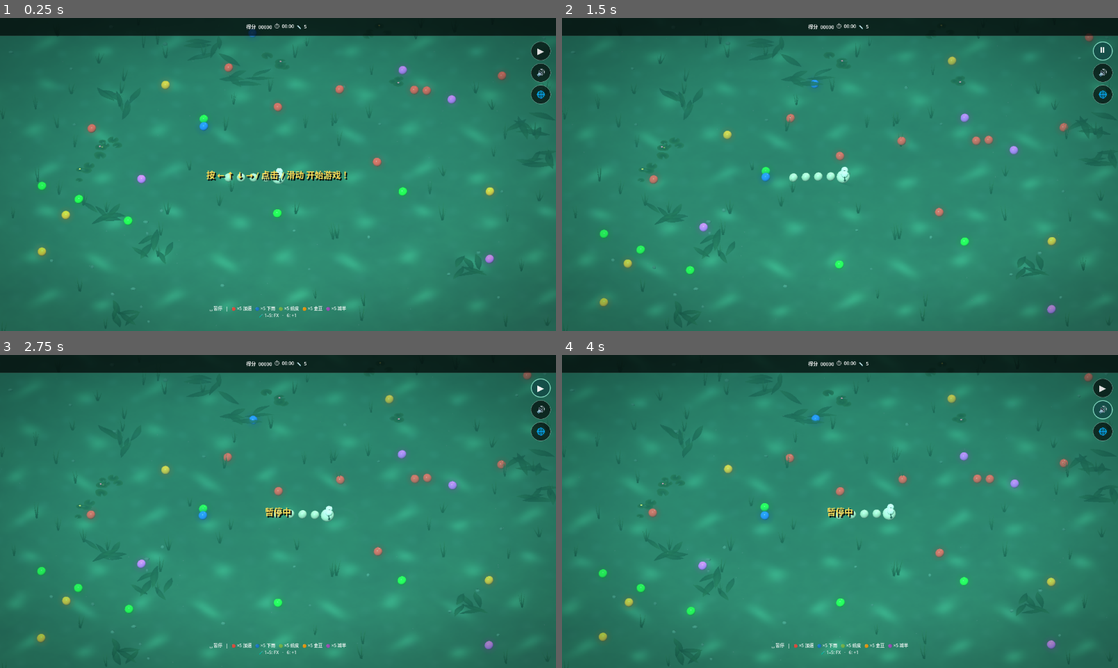
Above: before the commit, frames 1-4 (two rows, left to right).
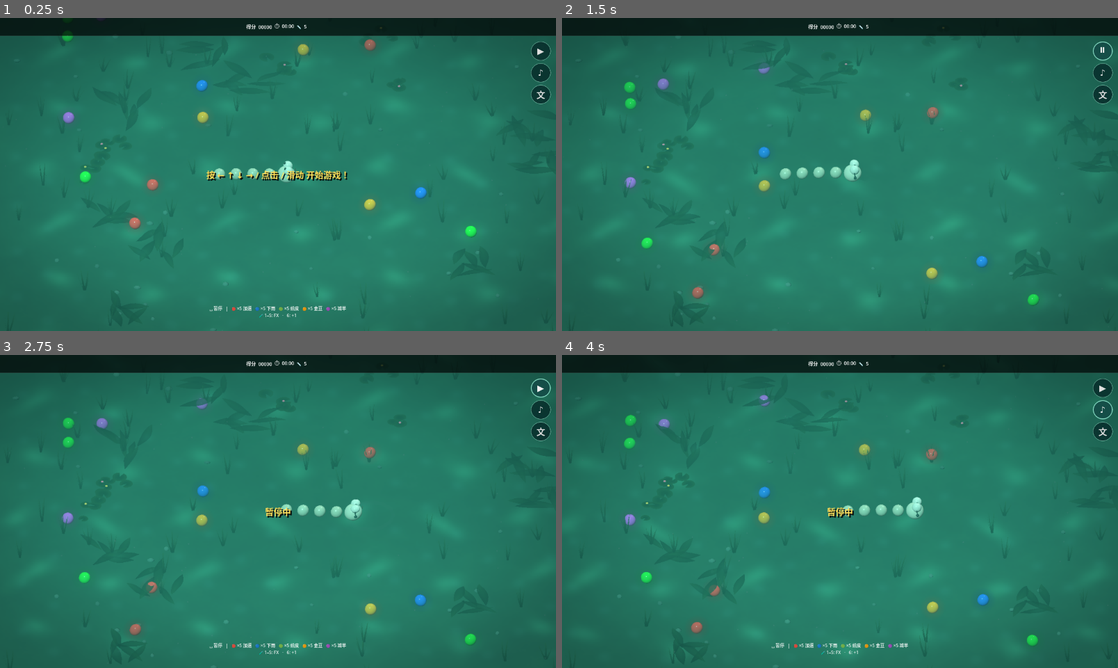
Above: after the commit, the same moments.

Repository: tg123/daidai
Game: Godot game, scene res://scenes/Main.tscn
Same seed, same stepped clock (60 frames per second), same inputs: the game is played once before the commit and once after it.
Inputs:
- Up to frame 1 (0.25 s): no input
- Up to frame 2 (1.5 s): click "🌐" (after the commit: "文") at 0.5 s; click "▶" at 1.25 s
- Up to frame 3 (2.75 s): click "⏸" at 2 s
- Up to frame 4 (4 s): click "🔊" (after the commit: "♪") at 2.75 s; click "🔇" (after the commit: "×") at 3.5 s

The runs differ from the first frame. In frame 1, 7.2% of the frame differs, in the area x 1-100%, y 2-100%; in frame 2, 7.7%; in frame 3, 7.8%, in the area x 1-99%, y 2-99%; in frame 4, 7.8%.

Commit message:
fix(android): scale gameplay UI for device DPI
Apply mobile content scaling, reduce mobile grid density, and use Android-safe text icons so touch controls and gameplay remain readable on high-DPI screens.

Co-authored-by: Copilot <223556219+Copilot@users.noreply.github.com>

Copilot-Session: 3962956c-f97c-4502-91ac-79e2e8dd4f95

Diff:
--- a/godot/scripts/game.gd
+++ b/godot/scripts/game.gd
@@ -11,8 +11,12 @@
 const CAMERA_VIEW_DIRECTION := Vector3(0.0, 0.72, 1.0)
 const CAMERA_DEPTH_PROJECTION := 0.5843
 const MOBILE_WIDTH := 720.0
+const MOBILE_SHORT_SIDE := 16
+const DESKTOP_SHORT_SIDE := 22
 const MOBILE_RESERVED_TOP := 38.0
 const DESKTOP_RESERVED_TOP := 42.0
+const MOBILE_BASE_DPI := 160.0
+const MAX_MOBILE_SCALE := 3.0
 
 @onready var snake: DaiDaiSnake = $Snake
 @onready var bean_spawner: DaiDaiBeanSpawner = $BeanSpawner
@@ -67,6 +71,12 @@
 	"ArrowDown", "ArrowRight", "ArrowUp", "ArrowLeft",
 	"ArrowDown", "ArrowRight", "ArrowUp", "ArrowLeft",
 ]
+
+
+func _enter_tree() -> void:
+	if OS.has_feature("mobile"):
+		var dpi := maxf(MOBILE_BASE_DPI, DisplayServer.screen_get_dpi())
+		get_window().content_scale_factor = clampf(dpi / MOBILE_BASE_DPI, 1.0, MAX_MOBILE_SCALE)
 
 
 func _ready() -> void:
@@ -620,14 +630,15 @@
 
 func _compute_grid() -> void:
 	var size := get_viewport().get_visible_rect().size
+	var short_side := MOBILE_SHORT_SIDE if _is_mobile_view(size) else DESKTOP_SHORT_SIDE
 	var available_height := maxf(200.0, size.y - _reserved_top(size))
 	var aspect := maxf(1.0, size.x) / available_height
 	if aspect >= 1.0:
-		rows = int(round(22.0 / CAMERA_DEPTH_PROJECTION))
-		cols = maxi(22, int(round(22.0 * aspect)))
+		rows = int(round(short_side / CAMERA_DEPTH_PROJECTION))
+		cols = maxi(short_side, int(round(short_side * aspect)))
 	else:
-		cols = 22
-		rows = maxi(22, int(round(22.0 / (aspect * CAMERA_DEPTH_PROJECTION))))
+		cols = short_side
+		rows = maxi(short_side, int(round(short_side / (aspect * CAMERA_DEPTH_PROJECTION))))
 	cols = mini(cols, 120)
 	rows = mini(rows, 120)
 
@@ -662,8 +673,11 @@
 
 
 func _reserved_top(size: Vector2) -> float:
-	var mobile := DisplayServer.is_touchscreen_available() or size.x <= MOBILE_WIDTH
-	return MOBILE_RESERVED_TOP if mobile else DESKTOP_RESERVED_TOP
+	return MOBILE_RESERVED_TOP if _is_mobile_view(size) else DESKTOP_RESERVED_TOP
+
+
+func _is_mobile_view(size: Vector2) -> bool:
+	return OS.has_feature("mobile") or DisplayServer.is_touchscreen_available() or size.x <= MOBILE_WIDTH
 
 
 func _is_occupied(cell: Vector2i) -> bool:
--- a/godot/scripts/hud.gd
+++ b/godot/scripts/hud.gd
@@ -107,9 +107,9 @@
 	var pause_icon := "▶" if is_paused else "⏸"
 	_set_utility_button(pause_button, pause_icon, "A")
 	pause_button.disabled = is_game_over
-	var mute_icon := "🔇" if bool(state["muted"]) else "🔊"
+	var mute_icon := "×" if bool(state["muted"]) else "♪"
 	_set_utility_button(mute_button, mute_icon, "X")
-	_set_utility_button(language_button, "🌐", "Y")
+	_set_utility_button(language_button, "文", "Y")
 	if not is_paused:
 		_close_language_menu()
 
@@ -465,7 +465,7 @@
 	button.add_theme_font_size_override("font_size", 20)
 	button.add_theme_stylebox_override(
 		"normal",
-		_round_style(Color(0.0, 0.0, 0.0, 0.62), 22, Color(1.0, 1.0, 1.0, 0.3)),
+		_round_style(Color(0.03, 0.18, 0.17, 0.86), 22, Color(0.72, 1.0, 0.9, 0.5)),
 	)
 	button.add_theme_stylebox_override(
 		"hover",
